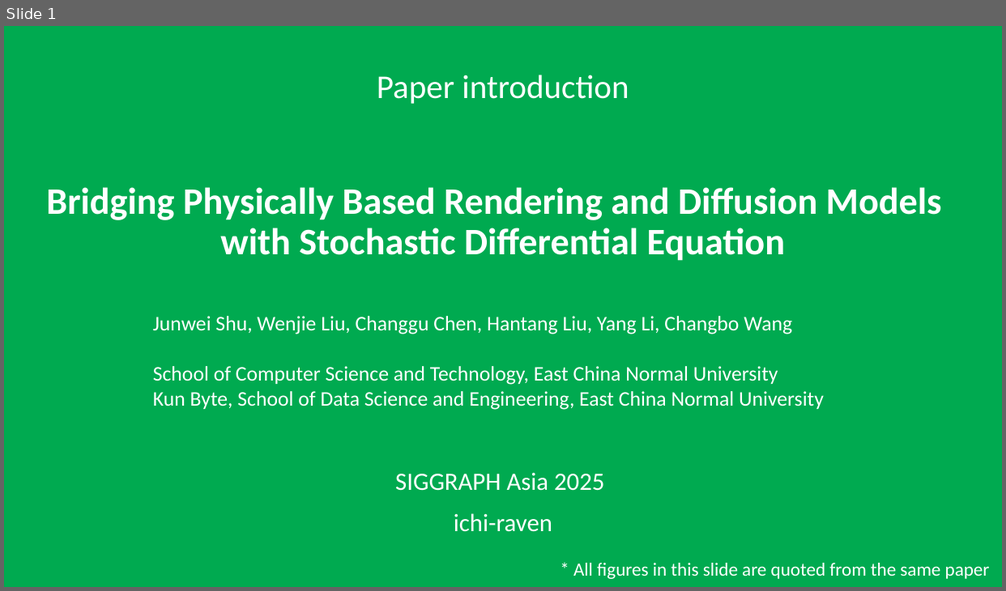
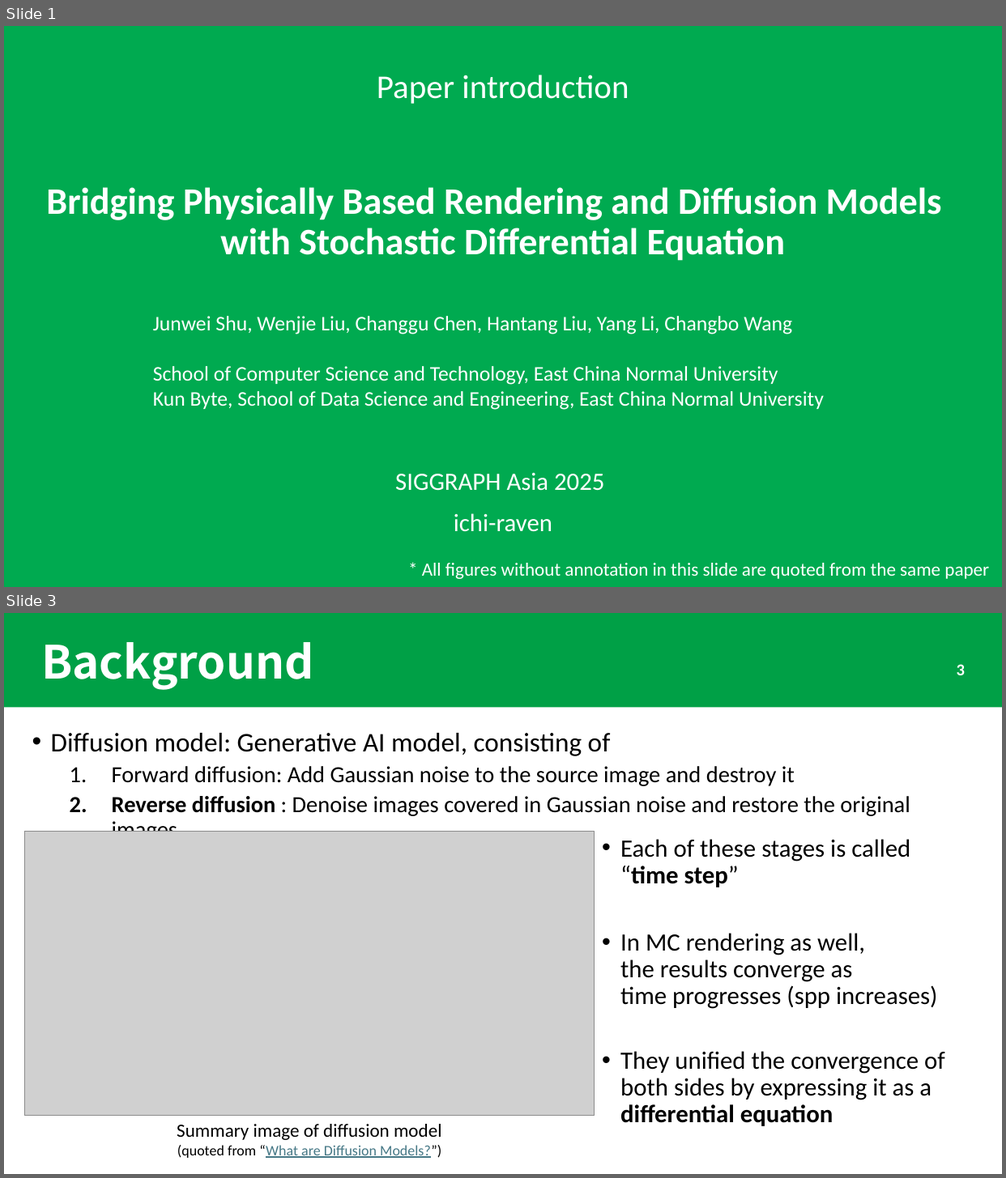
Before and after one commit to ichi-raven/paper-introductions, a slide deck: Bridging Physically Based Rendering and Diffusion Models with Stochastic Differential Equation.pptx. Shown one above the other, each under a label of ours: slide 1 before the commit, slides 1 and 3 after it; the slides between them are not shown. The pictures are 1006x591 and 1006x1178 pixels, drawn with LibreOffice and Linux fonts; fonts in the diff are those of the drawing; grey boxes stand for pictures. Boxes give left, top, right and bottom in pixels: in the first picture for what was removed or moved away, otherwise in the second. Text is boxed around its words. In the diff, an @@ line names an element or a change of style, - is before the commit and + after.

Commit message:
working on Bridging Physically Based Rendering and Diffusion Models with Stochastic Differential Equation

```diff
--- a/Bridging Physically Based Rendering and Diffusion Models with Stochastic Differential Equation.pptx
+++ b/Bridging Physically Based Rendering and Diffusion Models with Stochastic Differential Equation.pptx
@@ slide 3 added at (x1=4, y1=613, x2=1002, y2=1174), background #FFFFFF @@
@@ rectangle added at (x1=4, y1=613, x2=1002, y2=707), fill #00A046 @@
@@ title added at (x1=41, y1=642, x2=314, y2=690), 44 pt, text #FFFFFF, bold @@
+Background
@@ page number added at (x1=957, y1=664, x2=965, y2=675), 16 pt, text #FFFFFF, bold @@
+3
@@ text added at (x1=51, y1=733, x2=910, y2=832), 22.2 pt, text #000000 @@
+• Diffusion model: Generative AI model, consisting of
+  1. Forward diffusion: Add Gaussian noise to the source image and destroy it
+  2. Reverse diffusion : Denoise images covered in Gaussian noise and restore the original images
@@ picture added at (x1=24, y1=832, x2=594, y2=1116) @@
@@ text added at (x1=620, y1=839, x2=945, y2=1127), 24 pt, text #000000 @@
+• Each of these stages is called
+  “time step”
+• In MC rendering as well,
+  the results converge as
+  time progresses (spp increases)
+• They unified the convergence of
+  both sides by expressing it as a differential equation
@@ text added at (x1=177, y1=1124, x2=442, y2=1158), 14 pt, text #000000 @@
+Summary image of diffusion model
+(quoted from “What are Diffusion Models?”)
@@ slide 1 changed as well @@
@@ text at (x1=422, y1=563, x2=989, y2=579): text changed @@
-* All figures in this slide are quoted from the same paper
+* All figures without annotation in this slide are quoted from the same paper
```
Also in this commit, not shown: 5 other slides added, 1 slide removed, 1 other file.
